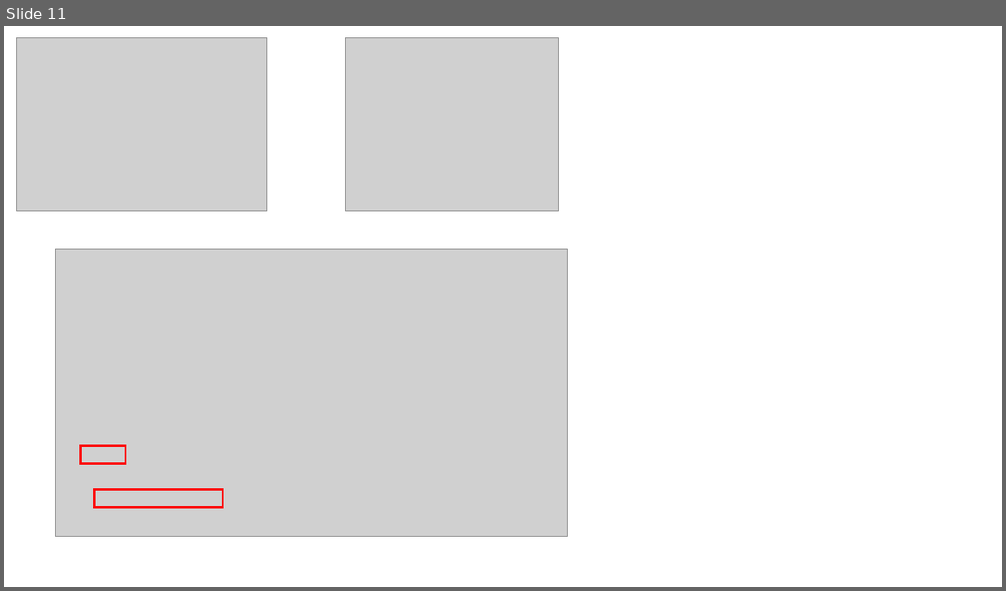
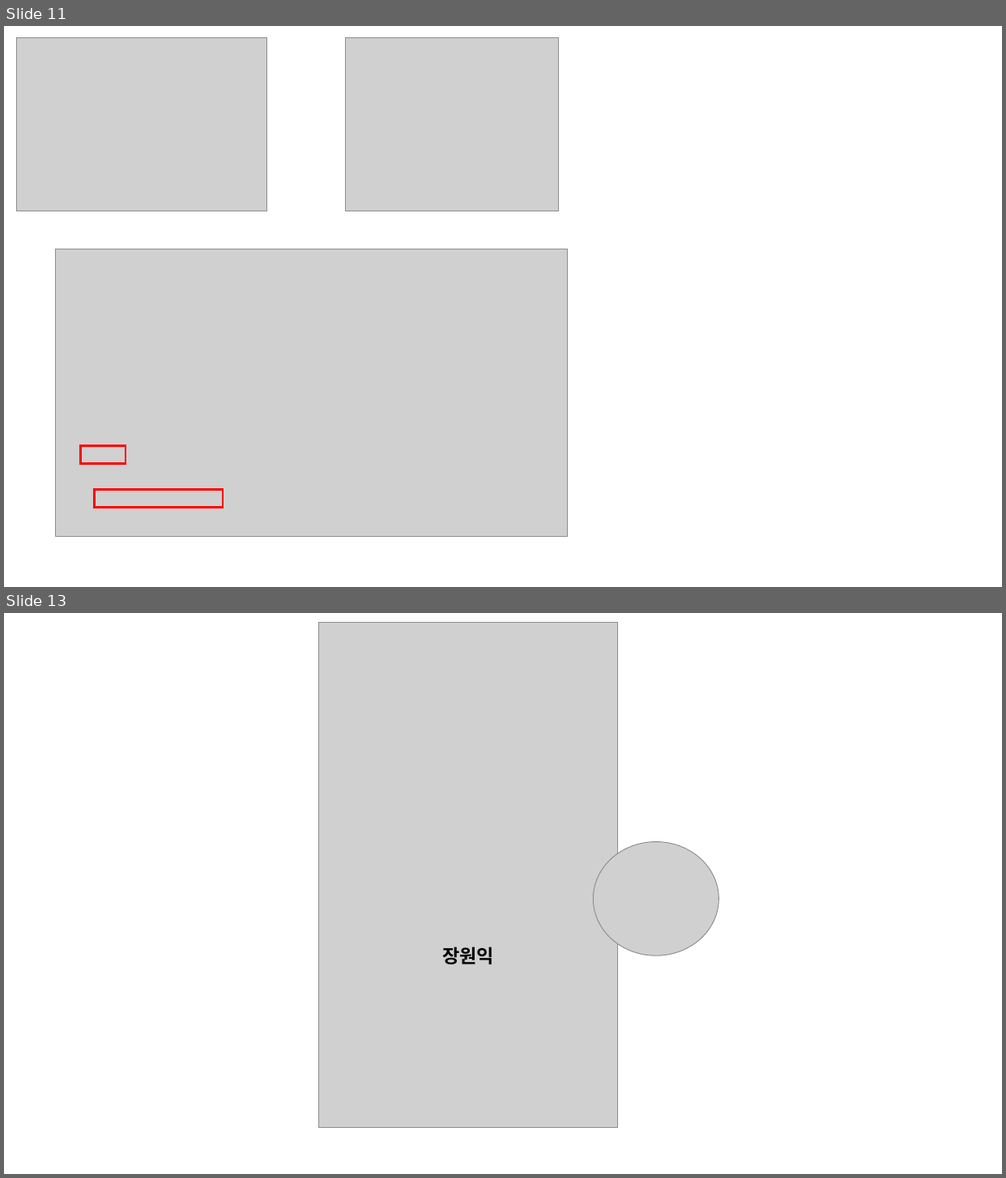
Before and after one commit to dhslrl321/TIL, a slide deck: Spring-Springboot/스프링 프레임워크 학습자료.pptx. Shown one above the other, each under a label of ours: slide 11 before the commit, slides 11 and 13 after it; the slides between them are not shown. The pictures are 1006x591 and 1006x1178 pixels, drawn with LibreOffice and Linux fonts; fonts in the diff are those of the drawing; grey boxes stand for pictures. Boxes give left, top, right and bottom in pixels: in the first picture for what was removed or moved away, otherwise in the second. Text is boxed around its words. In the diff, an @@ line names an element or a change of style, - is before the commit and + after.

```diff
--- a/Spring-Springboot/스프링 프레임워크 학습자료.pptx
+++ b/Spring-Springboot/스프링 프레임워크 학습자료.pptx
@@ slide 13 added at <box>4,613,1002,1174</box>, background #FFFFFF @@
@@ picture added at <box>319,623,618,1129</box> @@
@@ picture added at <box>593,842,719,956</box> @@
@@ text added at <box>442,947,494,965</box>, 18 pt, text #000000, bold @@
+장원익
```
Also in this commit, not shown: 1 slide changed, 2 other slides added, 1 slide removed, 1 other file.
